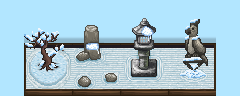
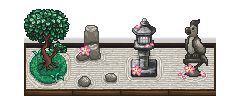
The second 240 × 96 image is a revision of the first. Changes to its layers:
hid "winter" over (24, 18, 208, 87)
showed "spring" over (24, 9, 208, 87)
hid "frost" over (0, 0, 240, 96)
